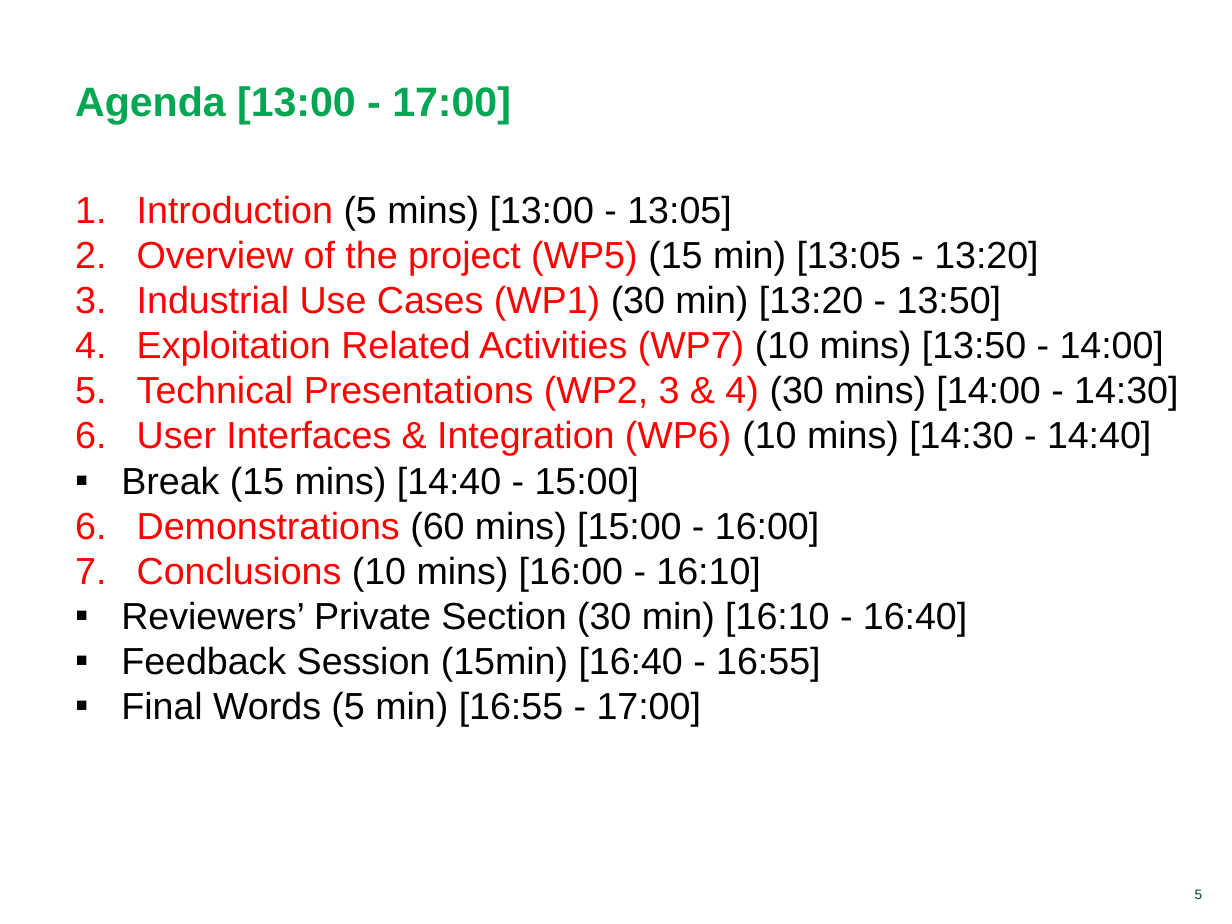
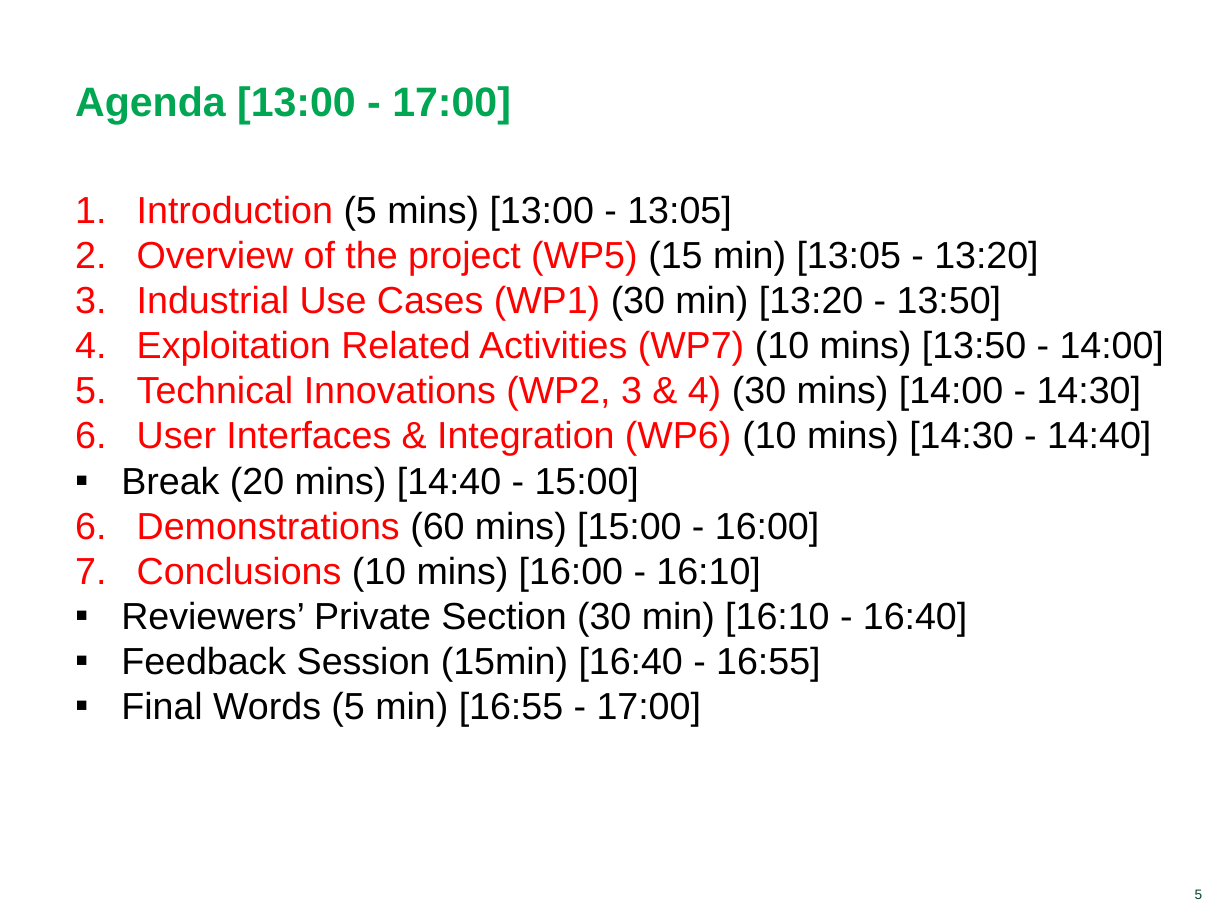
Before and after one commit to ModelWriter/WP5, a slide deck: slide 5 of Reviews/2016/wip/1 Introduction.pptx. Drawn at 1232x924 pixels with LibreOffice and Linux fonts; fonts in the diff are those of the drawing; background and template pictures are left out. Boxes give left, top, right and bottom in pixels: in the first picture for what was removed or moved away, otherwise in the second. Text is boxed around its words. In the diff, an @@ line names an element or a change of style, - is before the commit and + after.

```diff
--- a/Reviews/2016/wip/1 Introduction.pptx
+++ b/Reviews/2016/wip/1 Introduction.pptx
@@ text at (137, 375, 1141, 411): text changed @@
-5. Technical Presentations (WP2, 3 & 4) (30 mins) [14:00 - 14:30]
+5. Technical Innovations (WP2, 3 & 4) (30 mins) [14:00 - 14:30]
@@ text at (121, 466, 639, 501): text changed @@
-▪ Break (15 mins) [14:40 - 15:00]
+▪ Break (20 mins) [14:40 - 15:00]
```
Also in this commit, not shown: 1 other slide changed, 4 other files.
